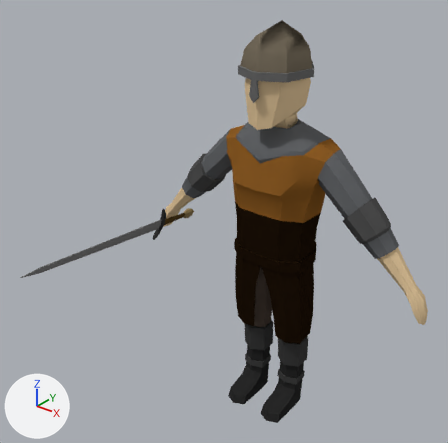
The Blender file Models/Light_Knight.blend as it was, and as the next commit left it.
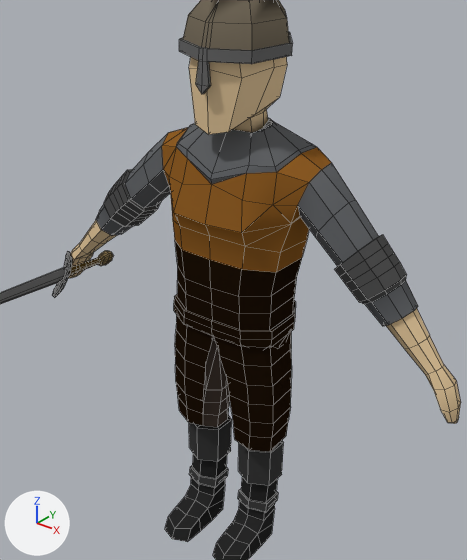
There are two pictures of each version: one whole from a 50 mm lens placed at (0.649, -0.997, 1.029), pointed at (-0.035, -0.142, 0.499), one close up on the part from 26% to 96% of the width and 9% to 94% of the height. The axes (+X, +Y, +Z) are drawn at lower left. The lights are the same throughout. The close-ups show mesh edges as thin lines.

In view in the first close-up: 'LightKnight1'.
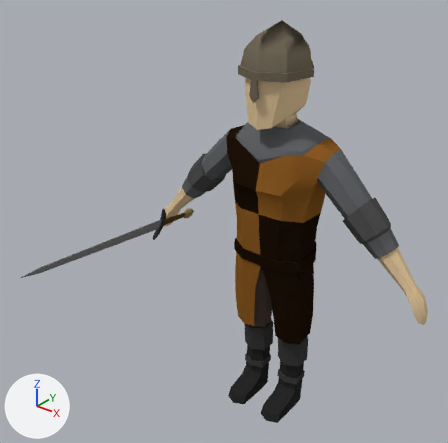
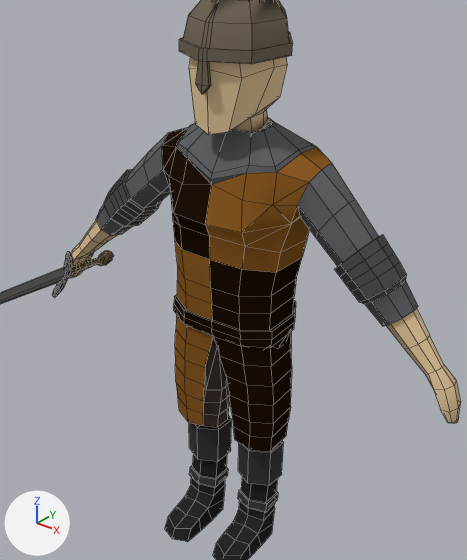
The change, as a list of edits to the scene's bpy script:
```text
Change me_cube_003:
    where me_cube_003.from_pydata(...)  # 1108 vertices, 1175 faces; spans x -0.363..0.338, y -0.401..0.067, z -0.008..0.867
    used by ob_lightknight1; location = (0.0, 0.0, 0.0)
    me_cube_003 part 1: all 40 faces that had it switch from mat_helmetdown (dark grey #6b6b6b) to mat_helmettop (brown #726959)
    me_cube_003 part 2: 38 of the faces centred in x -0.11..-0.017, y -0.081..0.063, z 0.509..0.645 switch from mat_clothcolor1 (brown #8f5d26) to mat_clothcolor2 (black #201509)
    me_cube_003 part 3: 54 of the faces centred in x -0.089..-0.015, y -0.072..0.061, z 0.207..0.483 switch from mat_clothcolor2 (black #201509) to mat_clothcolor1 (brown #8f5d26)
```

Where the change shows, as pixel boxes [x1, y1, x2, y2] in the close-ups (467 x 560 px):
part 1 of me_cube_003, recoloured (grey to brown)
    both: [179, 32, 293, 94]
part 2 of me_cube_003, recoloured (brown to black)
    both: [162, 127, 212, 260]
part 3 of me_cube_003, recoloured (black to brown)
    both: [175, 241, 213, 426]
